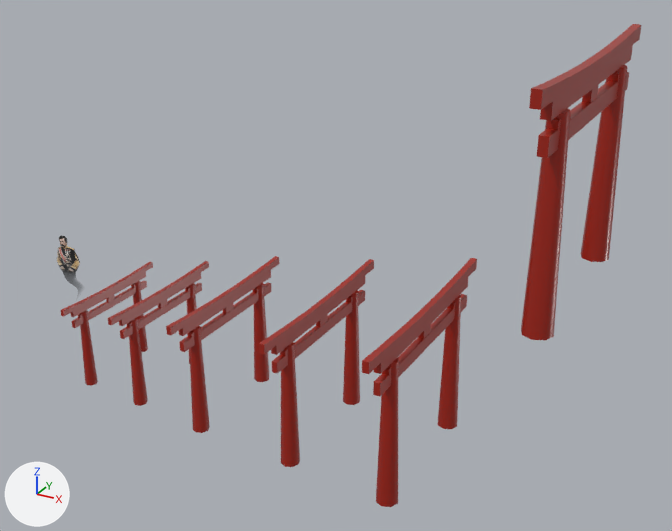
Two versions of the glTF model GF_AR/gate_keelung.glb, one commit apart.
Before and after are seen from a 50 mm camera at (17.1, -61.6, 28.8) aimed at (-15.6, -2.1, -1.0). The lights are fixed; the arrows at lower left show +X, +Y and +Z. Where no turn or scale is listed for an object, it has been applied to the vertices.

The first picture shows '6ebb402099ee9a58942f6440cb0026d6', 'B2C2_599302_toriigate4', 'B2C2_599302_toriigate4.001', 'B2C2_599302_toriigate4.002', 'B2C2_599302_toriigate4.003', 'B2C2_599302_toriigate4.004', 'B2C2_599302_toriigate4.005'.
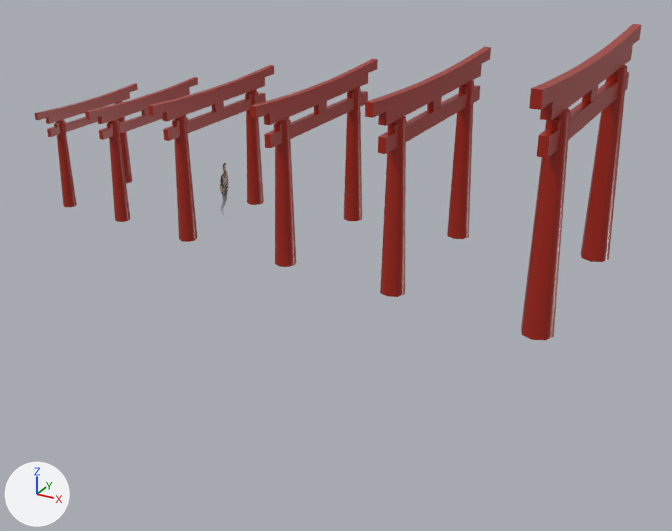
Location of each change, [x1, y1, x2, y2] in pixels of the pictures (672 x 531 px):
'B2C2_599302_toriigate4.001', moved
    before: [362, 258, 477, 507]
    after: [365, 47, 491, 297]
'B2C2_599302_toriigate4.002', moved
    before: [259, 259, 374, 467]
    after: [250, 59, 378, 267]
'B2C2_599302_toriigate4.003', moved
    before: [166, 256, 279, 433]
    after: [148, 65, 274, 242]
'B2C2_599302_toriigate4.004', moved
    before: [108, 261, 209, 406]
    after: [85, 77, 198, 222]
'B2C2_599302_toriigate4.005', moved
    before: [61, 262, 153, 386]
    after: [35, 83, 138, 207]
'6ebb402099ee9a58942f6440cb0026d6', moved, turned
    before: [57, 236, 80, 289]
    after: [220, 163, 229, 209]

What the commit changed:
Object 'B2C2_599302_toriigate4.001' (ob_b2c2_599302_toriigate4_001) moves from (-8.72, 0.16, -18.54) to (-8.72, 0.16, -0.05).
Object 'B2C2_599302_toriigate4.002' (ob_b2c2_599302_toriigate4_002) moves from (-18.23, 0.16, -18.54) to (-18.23, 0.16, -0.05).
Object 'B2C2_599302_toriigate4.003' (ob_b2c2_599302_toriigate4_003) moves from (-27.91, 0.04, -18.54) to (-27.91, 0.04, -0.05).
Object 'B2C2_599302_toriigate4.004' (ob_b2c2_599302_toriigate4_004) moves from (-35.57, 0.15, -18.54) to (-35.57, 0.15, -0.05).
Object 'B2C2_599302_toriigate4.005' (ob_b2c2_599302_toriigate4_005) moves from (-42.12, 0.15, -18.54) to (-42.12, 0.15, -0.05).
Object '6ebb402099ee9a58942f6440cb0026d6' (ob_6ebb402099ee9a58942f6440cb0026d6) moves from (-26.49, -19.78, 3.27) to (-26.49, -1.54, 3.27).
Object '6ebb402099ee9a58942f6440cb0026d6' (ob_6ebb402099ee9a58942f6440cb0026d6) turns from (90, 0, 14) to (90, 0, -80) degrees about x, y and z.
